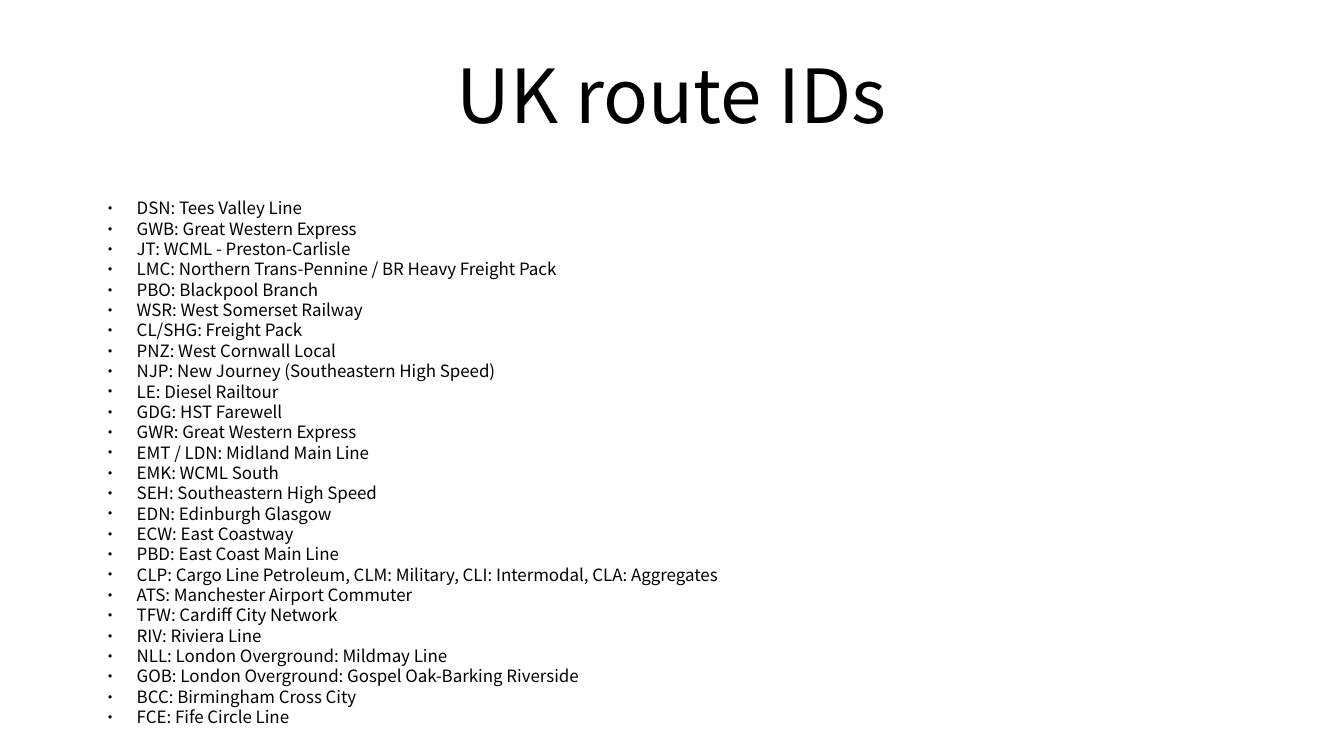
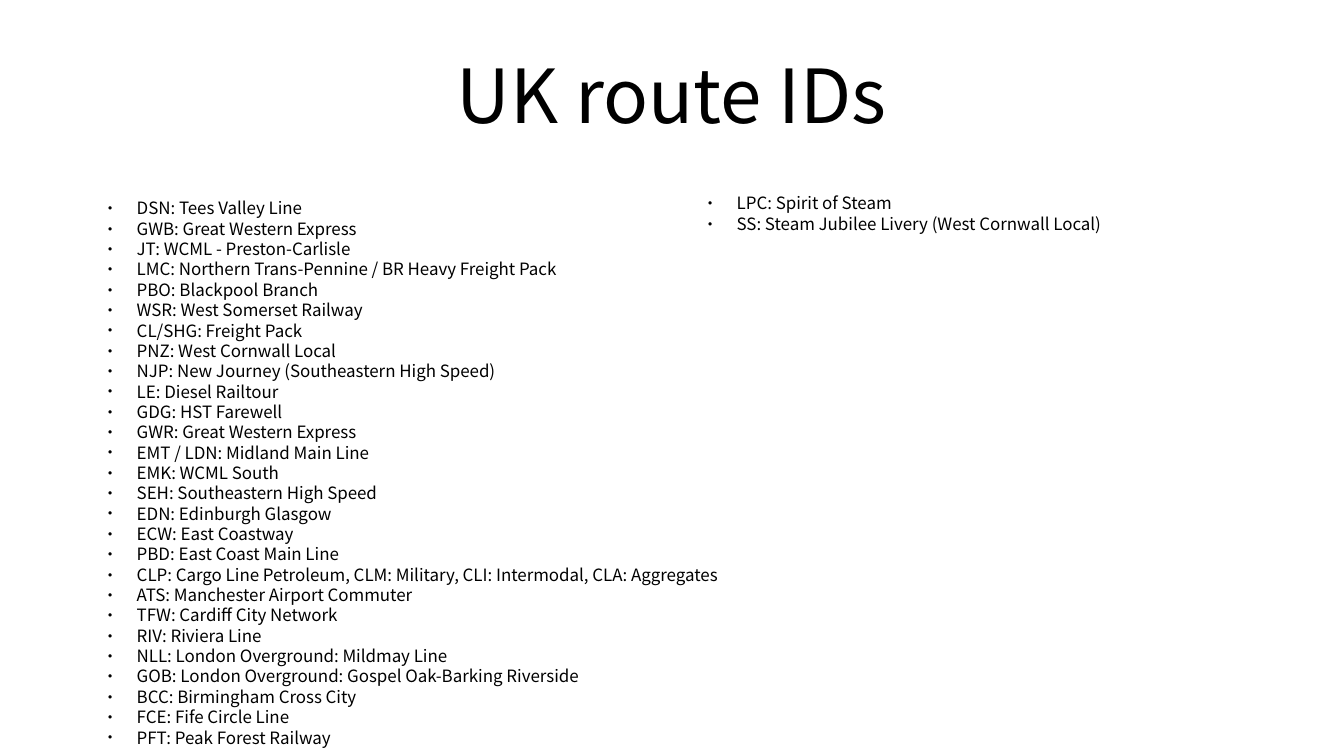
Before and after one commit to FreddyYJ/TSW-RailDriver-Remap, a slide deck: slide 7 of Index.odp. Drawn at 1344x756 pixels with LibreOffice and Linux fonts; fonts in the diff are those of the drawing. Boxes give left, top, right and bottom in pixels: in the first picture for what was removed or moved away, otherwise in the second. Text is boxed around its words. In the diff, an @@ line names an element or a change of style, - is before the commit and + after.

Commit message:
Add UK Steam

```diff
--- a/Index.odp
+++ b/Index.odp
@@ text added at (737,195,1101,234), 10 pt, text #000000 @@
+● LPC: Spirit of Steam
+● SS: Steam Jubilee Livery (West Cornwall Local)
@@ text at (137,730,330,748): paragraph added @@
+● PFT: Peak Forest Railway
```
Also in this commit, not shown: 21 other files.
